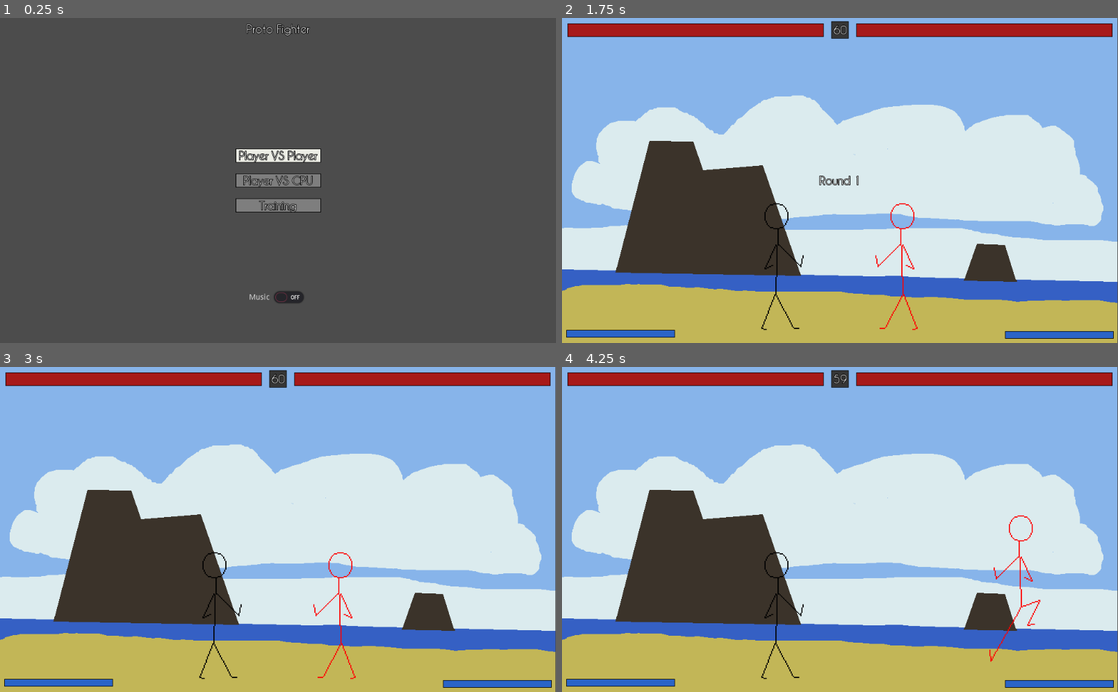
Above: before the commit, frames 1-4 (two rows, left to right).
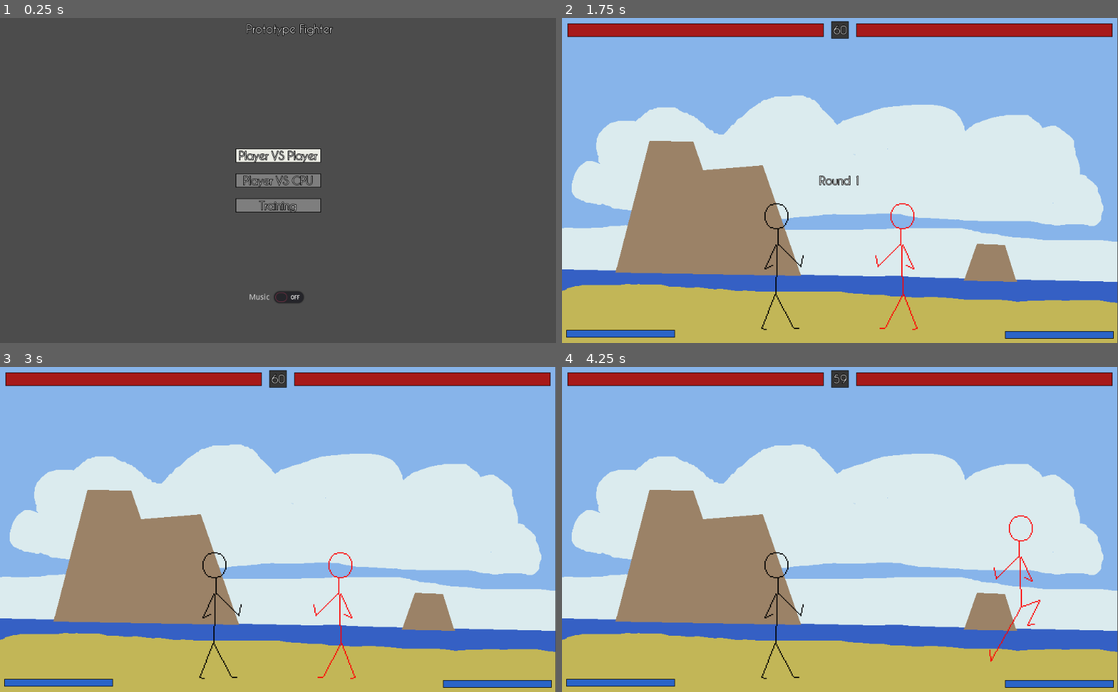
Above: after the commit, the same moments.

Repository: LukeSSJ/MiniFighter
Game: Godot game, scene res://Menu.tscn
Same seed, same stepped clock (60 frames per second), same inputs: the game is played once before the commit and once after it.
Inputs:
- Up to frame 1 (0.25 s): no input
- Up to frame 2 (1.75 s): click "Player VS Player" at 0.5 s; tap Enter at 1.25 s; hold D (keyboard_right) from 1.28 s (still down); tap L at 1.35 s; tap J (ui_accept) at 1.52 s
- Up to frame 3 (3 s): tap J (ui_accept) at 2, 2.27, 2.75 s; release D (keyboard_right) at 2.03 s; hold S 2.03-2.78 s; tap L at 2.1, 2.85 s; hold D (keyboard_right) from 2.78 s (still down)
- Up to frame 4 (4.25 s): release D (keyboard_right) at 3.53 s; hold W from 3.53 s (still down); tap L at 3.6 s; tap J (ui_accept) at 3.77 s

The runs differ from the first frame. In frame 1, 0.2% of the frame differs, in the area x 49-60%, y 1-6%; in frame 2, 11%, in the area x 9-82%, y 37-82%; in frame 3, 11%; in frame 4, 11%.

Commit message:
Improved stage + Fireballs clash

Diff:
--- a/Fireball.gd
+++ b/Fireball.gd
@@ -30,3 +30,7 @@
 func hitstop_end():
 	in_hitstop = false
 	$CollisionShape2D.set_deferred("disabled", false)
+
+func _on_Fireball_area_entered(area):
+	if area.get("is_projectile"):
+		on_hit()
--- a/Fireball.tscn
+++ b/Fireball.tscn
@@ -27,5 +27,6 @@
 
 [node name="TimerHitstop" type="Timer" parent="."]
 one_shot = true
+[connection signal="area_entered" from="." to="." method="_on_Fireball_area_entered"]
 [connection signal="screen_exited" from="VisibilityNotifier2D" to="." method="off_screen"]
 [connection signal="timeout" from="TimerHitstop" to="." method="hitstop_end"]
--- a/Menu.tscn
+++ b/Menu.tscn
@@ -27,9 +27,9 @@
 
 [node name="Label" type="Label" parent="Main/Title"]
 margin_top = 8.0
-margin_right = 116.0
+margin_right = 158.0
 margin_bottom = 32.0
-text = "Proto Fighter"
+text = "Prototype Fighter"
 
 [node name="Buttons" type="MarginContainer" parent="Main"]
 anchor_left = 0.5
--- a/project.godot
+++ b/project.godot
@@ -15,7 +15,7 @@
 
 [application]
 
-config/name="ProtoFighter"
+config/name="prototype-fighter"
 run/main_scene="res://Menu.tscn"
 config/icon="res://icon.png"
 
Not shown, added: export_presets.cfg
Binary file changed: stage/beach.png
Not shown, changed: todo.txt
